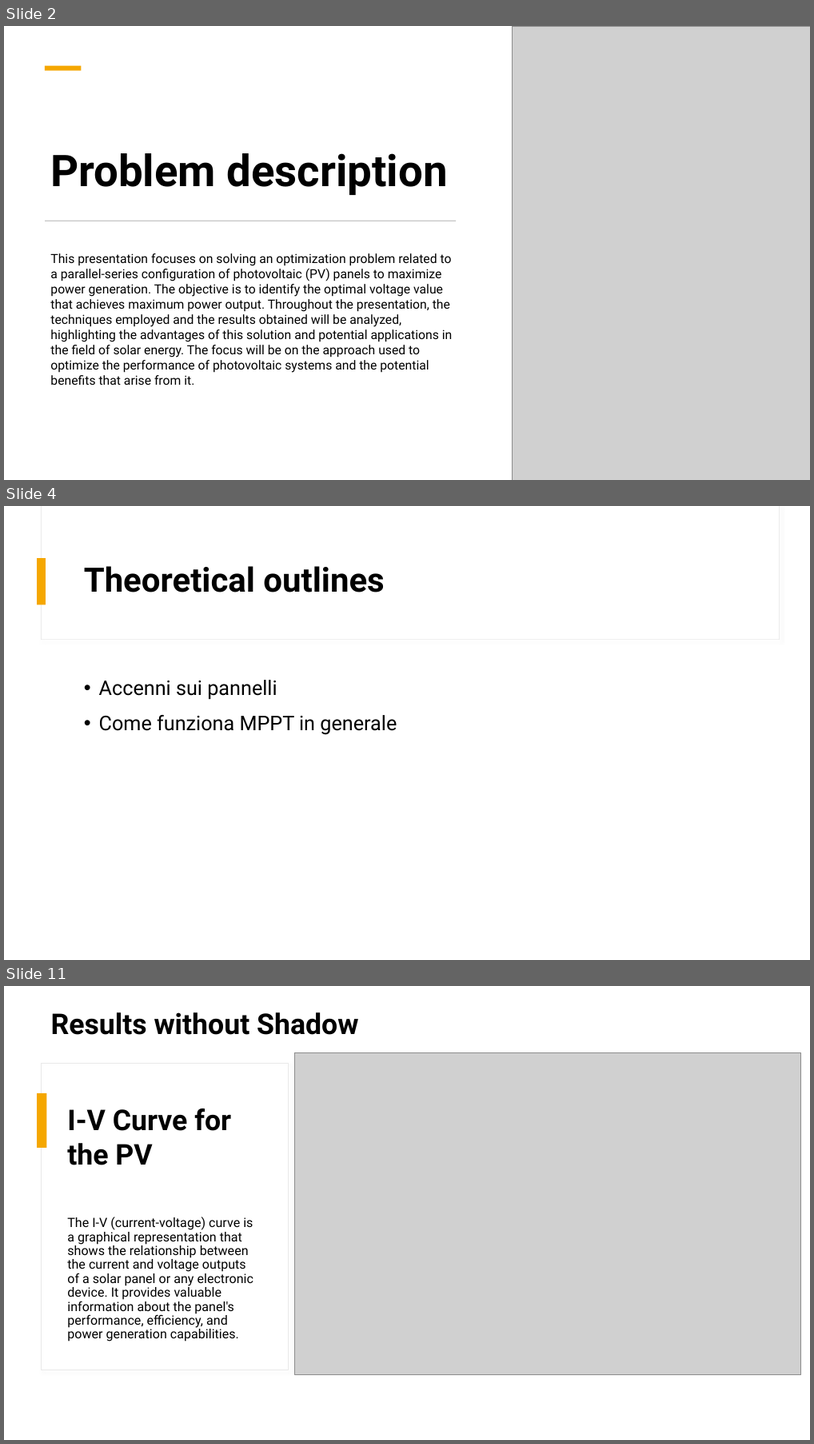
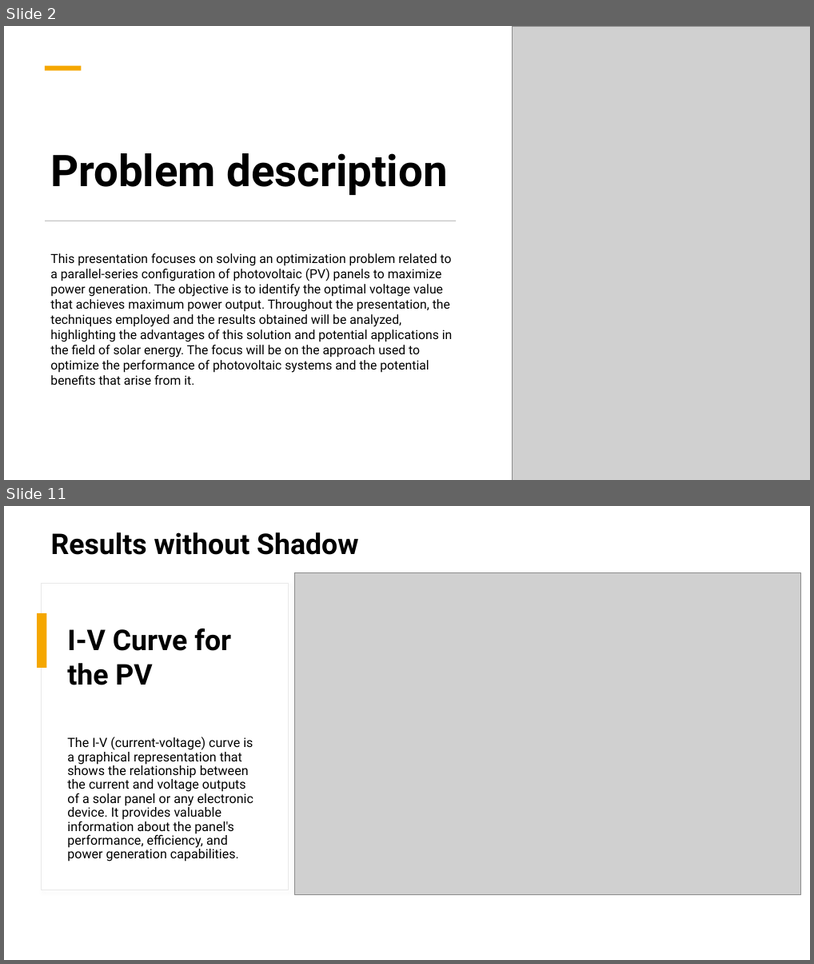
Before and after one commit to mdg217/RenewableEnergyProject, a slide deck: ProgettoRESM.pptx. Shown one above the other, each under a label of ours: slides 2, 4 and 11 before the commit, slides 2 and 11 after it; the slides between them are not shown. The pictures are 814x1444 and 814x964 pixels, drawn with LibreOffice and Linux fonts; fonts in the diff are those of the drawing; grey boxes stand for pictures. Boxes give left, top, right and bottom in pixels: in the first picture for what was removed or moved away, otherwise in the second. Text is boxed around its words. In the diff, an @@ line names an element or a change of style, - is before the commit and + after.

```diff
--- a/ProgettoRESM.pptx
+++ b/ProgettoRESM.pptx
@@ slide 4 removed at [4,506,810,960], background #FFFFFF; not listed: 2 template elements that a slide beside it also shows @@
@@ rectangle removed at [38,558,46,604] @@
@@ title removed at [84,566,384,592] @@
-Theoretical outlines
@@ text removed at [99,680,397,735] @@
-• Accenni sui pannelli
-• Come funziona MPPT in generale
```
Also in this commit, not shown: 7 slides changed, 1 slide added, 3 other files.
